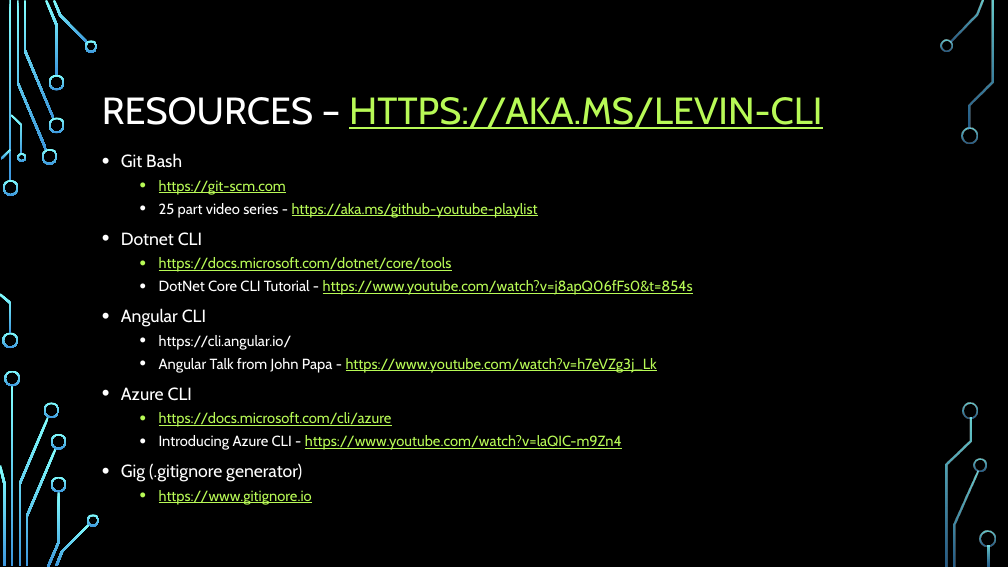
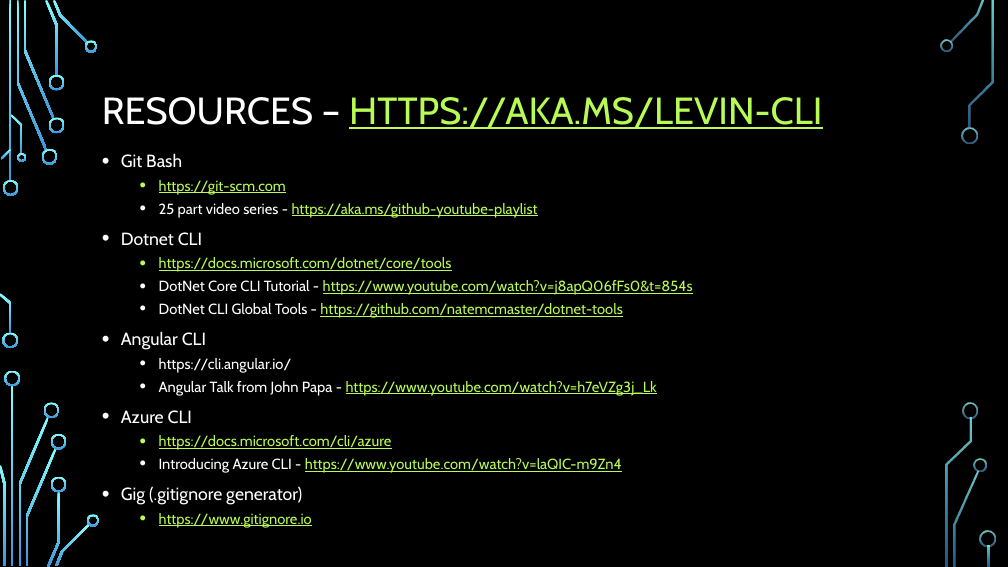
Before and after one commit to isaacrlevin/levin-talks, a slide deck: slide 10 of Clis/The Four CLIs of The Apocalypse.pptx. Drawn at 1008x567 pixels with LibreOffice and Linux fonts; fonts in the diff are those of the drawing; background and template pictures are left out. Boxes give left, top, right and bottom in pixels: in the first picture for what was removed or moved away, otherwise in the second. Text is boxed around its words. In the diff, an @@ line names an element or a change of style, - is before the commit and + after.

Commit message:
updates to cli talk

```diff
--- a/Clis/The Four CLIs of The Apocalypse.pptx
+++ b/Clis/The Four CLIs of The Apocalypse.pptx
@@ text at (159, 303, 622, 318): paragraph added @@
+  • DotNet CLI Global Tools - https://github.com/natemcmaster/dotnet-tools
```
Also in this commit, not shown: 3 other files.
